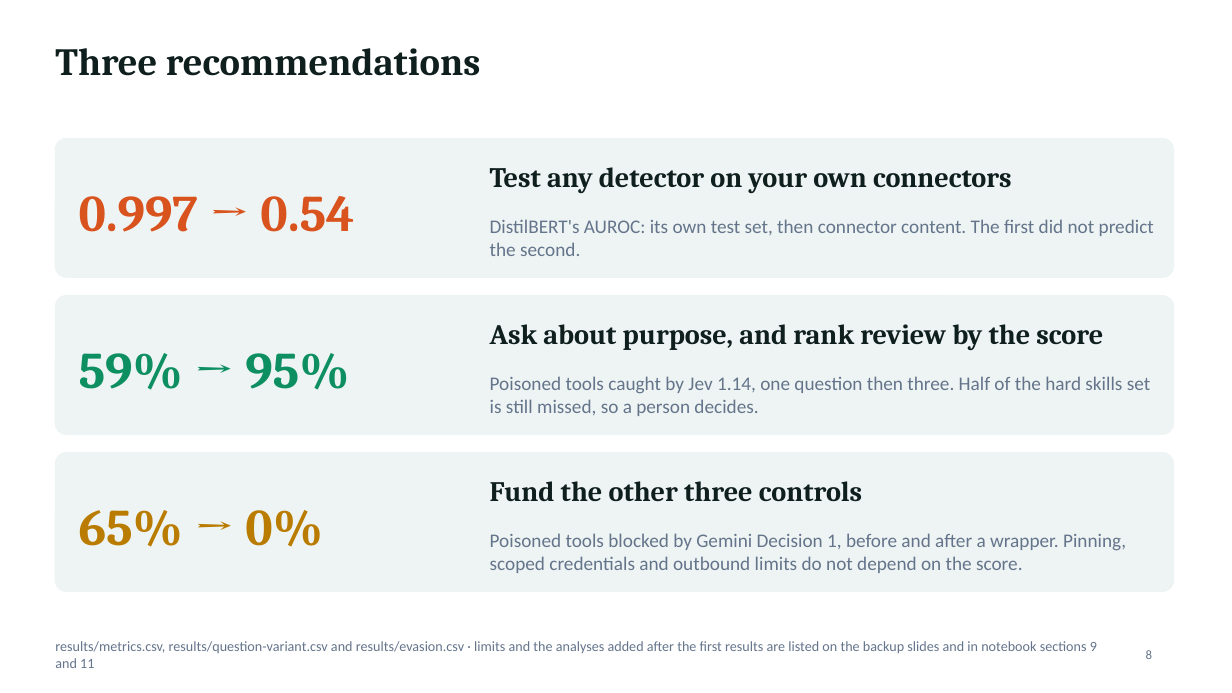
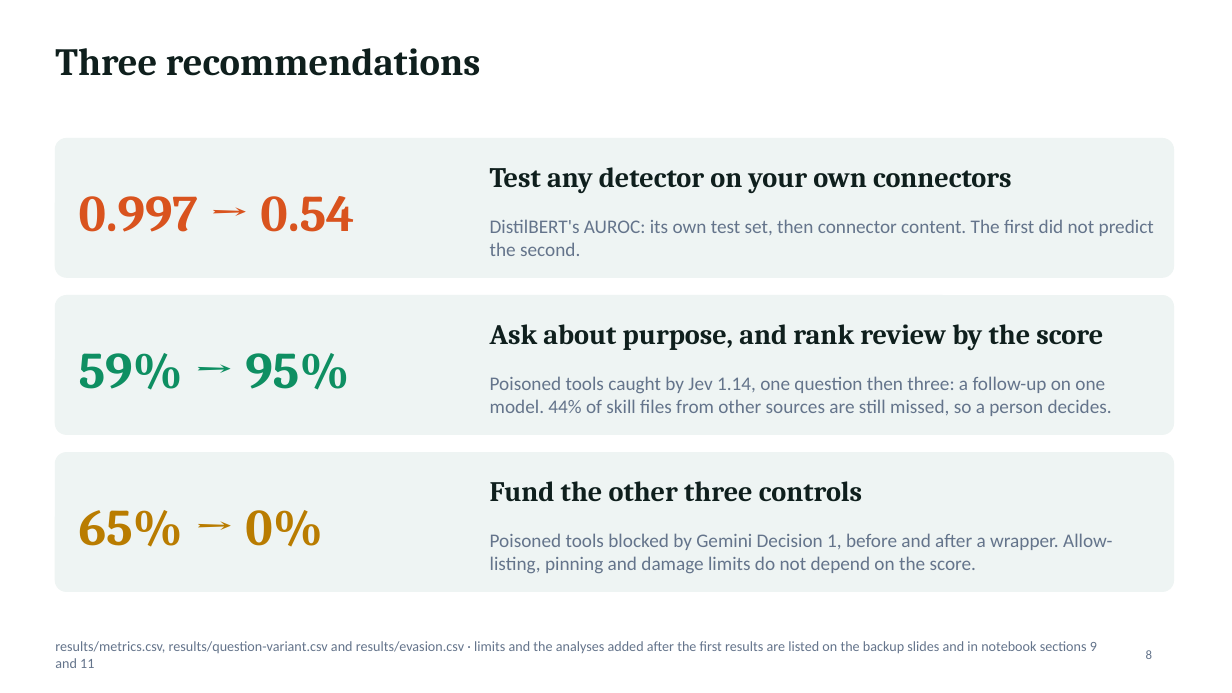
Before and after one commit to jonasneves/connector-gate, a slide deck: slide 8 of slides.pptx. Drawn at 1232x693 pixels with LibreOffice and Linux fonts; fonts in the diff are those of the drawing. Boxes give left, top, right and bottom in pixels: in the first picture for what was removed or moved away, otherwise in the second. Text is boxed around its words. In the diff, an @@ line names an element or a change of style, - is before the commit and + after.

```diff
--- a/slides.pptx
+++ b/slides.pptx
@@ text at (490,376,1112,416): text changed @@
-Poisoned tools caught by Jev 1.14, one question then three. Half of the hard skills set is still missed, so a person decides.
+Poisoned tools caught by Jev 1.14, one question then three: a follow-up on one model. 44% of skill files from other sources are still missed, so a person decides.
@@ text at (490,533,1112,573): text changed @@
-Poisoned tools blocked by Gemini Decision 1, before and after a wrapper. Pinning, scoped credentials and outbound limits do not depend on the score.
+Poisoned tools blocked by Gemini Decision 1, before and after a wrapper. Allow-listing, pinning and damage limits do not depend on the score.
```
Also in this commit, not shown: 3 other slides changed, 2 other files.
